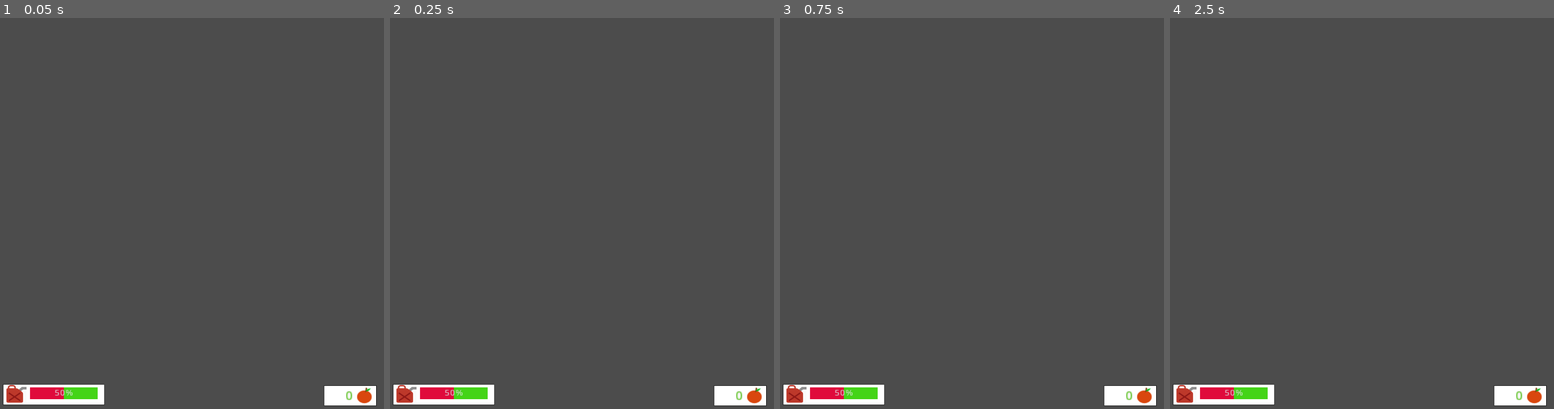
Above: before the commit, frames 1-4 (left to right).
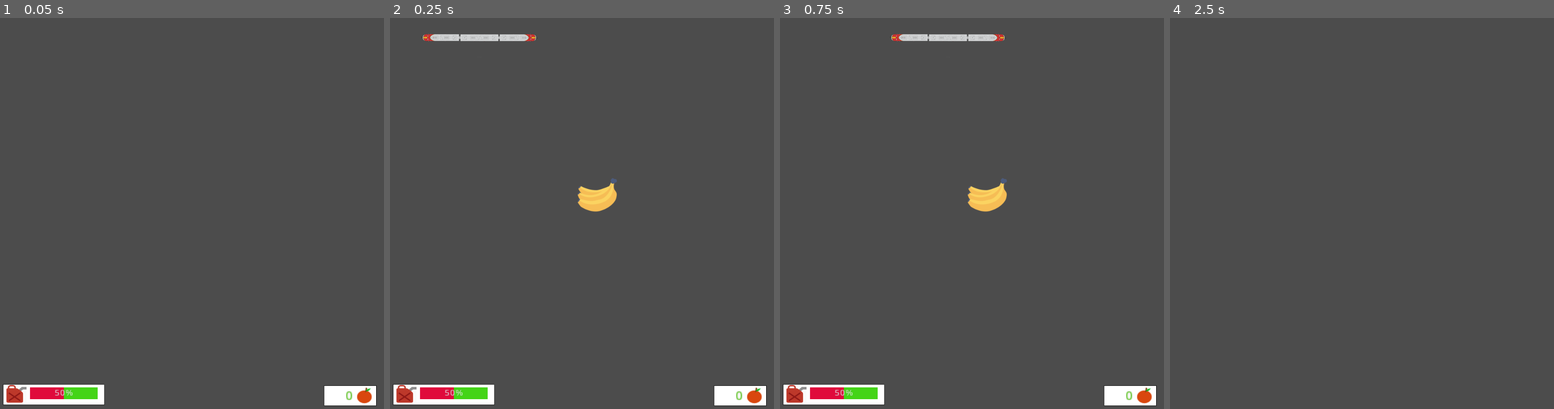
Above: after the commit, the same moments.

Repository: 3ooowojtooo/Team-Programming-Exercises
Game: Godot game, scene res://MainGame.tscn
Two runs of this game, one before a commit and one after it. Both use one fixed random seed, a clock stepped at 60 frames per second and the inputs below.
Inputs:
- Up to frame 1 (0.05 s): no input
- Up to frame 2 (0.25 s): no input
- Up to frame 3 (0.75 s): hold Right (ui_right) from 0.53 s (still down)
- Up to frame 4 (2.5 s): release Right (ui_right) at 1.28 s; hold Down (ui_down) 1.28-2.03 s; hold Right (ui_right) from 2.03 s (still down)

Frame 1 is identical in both runs. In frame 2, 1.1% of the frame differs, in the area x 8-60%, y 4-50%; in frame 3, 1.1%; in frame 4, 2.2%, in the area x 0-99%, y 93-100%.

Commit message:
Connect MainGame with Train

Diff:
--- /dev/null
+++ b/EndGame.tscn
@@ -0,0 +1,9 @@
+[gd_scene load_steps=2 format=2]
+
+[ext_resource path="res://game.gd" type="Script" id=1]
+
+[node name="EndGame" type="Node"]
+
+[node name="game" type="TileMap" parent="."]
+format = 1
+script = ExtResource( 1 )
--- a/MainGame.gd
+++ b/MainGame.gd
@@ -19,12 +19,12 @@
 	var result_y = rand_index / max_horizontal
 	return Vector2(result_x, result_y)
 
-# Method for updating score label to display new score value
-func set_score_label(score : int):
-	get_tree().call_group('ScoreGroup', 'update_score', score)
-
 func set_fuel_level(fuel_level : int):
 	get_tree().call_group('FuelLevelGroup', 'update_fuel_level', fuel_level)
 
 func _ready():
 	pass
+
+#func _physics_process(delta):
+	#get_tree().change_scene("res://score/Score.tscn")
+	#get_tree().change_scene("res://train/train_test2D.tscn")
--- a/MainGame.tscn
+++ b/MainGame.tscn
@@ -6,6 +6,7 @@
 [ext_resource path="res://instrybutor/graphics/fuel.png" type="Texture" id=4]
 [ext_resource path="res://score/Score.tscn" type="PackedScene" id=5]
 [ext_resource path="res://fuel/FuelLevel.tscn" type="PackedScene" id=6]
+[ext_resource path="res://train/train_test2D.tscn" type="PackedScene" id=7]
 
 [sub_resource type="TileSet" id=1]
 0/name = "train.png 0"
@@ -61,15 +62,17 @@
 [node name="MainGame" type="Node"]
 script = ExtResource( 1 )
 
+[node name="FuelLevel" parent="." instance=ExtResource( 6 )]
+position = Vector2( 30.2159, 932.841 )
+scale = Vector2( 1.72, 1.48 )
+
+[node name="Score" parent="." instance=ExtResource( 5 )]
+position = Vector2( 845.746, 935.251 )
+scale = Vector2( 1.48, 1.28 )
+
 [node name="Snake" type="TileMap" parent="."]
 tile_set = SubResource( 1 )
 cell_size = Vector2( 100, 100 )
 format = 1
 
-[node name="Score" parent="." instance=ExtResource( 5 )]
-position = Vector2( 845.746, 935.251 )
-scale = Vector2( 1.48, 1.28 )
-
-[node name="FuelLevel" parent="." instance=ExtResource( 6 )]
-position = Vector2( 30.2159, 932.841 )
-scale = Vector2( 1.72, 1.48 )
+[node name="train_test" parent="." instance=ExtResource( 7 )]
--- /dev/null
+++ b/game.gd
@@ -0,0 +1,16 @@
+extends TileMap
+
+
+# Declare member variables here. Examples:
+# var a = 2
+# var b = "text"
+
+
+# Called when the node enters the scene tree for the first time.
+func _ready():
+	pass # Replace with function body.
+
+
+# Called every frame. 'delta' is the elapsed time since the previous frame.
+#func _process(delta):
+#	pass
--- a/train/train_test2D.gd
+++ b/train/train_test2D.gd
@@ -67,6 +67,7 @@
 
 func move_train():
 	if add_vegatable:
+		set_score_label(train_body.size() - 3)
 		delete_tiles(TRAIN)
 		var train_copy = train_body.slice(0, train_body.size() - 1)
 		var new_head = train_copy[0] + train_direction
@@ -95,10 +96,12 @@
 	# train leaves the screen
 	if train_head.x > cell_number or train_head.x < 0 or train_head.y < 0 or train_head.y > cell_number:
 		reset()
+		get_tree().change_scene("res://EndGame.tscn")
 	# train crash
 	for segment in train_body.slice(1, train_body.size() - 1):
 		if segment == train_head:
 			reset()
+			get_tree().change_scene("res://EndGame.tscn")
 
 func reset():
 	train_body = [Vector2(2, 0), Vector2(1, 0), Vector2(0, 0)]
@@ -127,6 +130,12 @@
 func _process(delta):
 	check_game_over()
 
+
+# Method for updating score label to display new score value
+func set_score_label(score : int):
+	get_tree().call_group('ScoreGroup', 'update_score', score)
+
+
 #vegetbale to be delete - for train logic testing
 ###################################################
 func place_banana():
--- a/train/train_test2D.tscn
+++ b/train/train_test2D.tscn
@@ -6,6 +6,7 @@
 [ext_resource path="res://train/train_graphics/train_small.png" type="Texture" id=4]
 
 [sub_resource type="TileSet" id=1]
+resource_local_to_scene = true
 0/name = "train.png 0"
 0/texture = ExtResource( 2 )
 0/tex_offset = Vector2( 0, 0 )
--- a/vegetables/Vegetables.gd
+++ b/vegetables/Vegetables.gd
@@ -13,9 +13,9 @@
 
 func position_vegetable():
 	randomize()
-	var x = randi() % cell_number
-	var y = randi() % cell_number
-	return Vector2(x, y)
+	var p_x = randi() % cell_number
+	var p_y = randi() % cell_number
+	return Vector2(p_x, p_y)
 
 func get_next_vegetable():
 	randomize()
Not shown: 1 places in MainGame.tscn that only renumber resources
